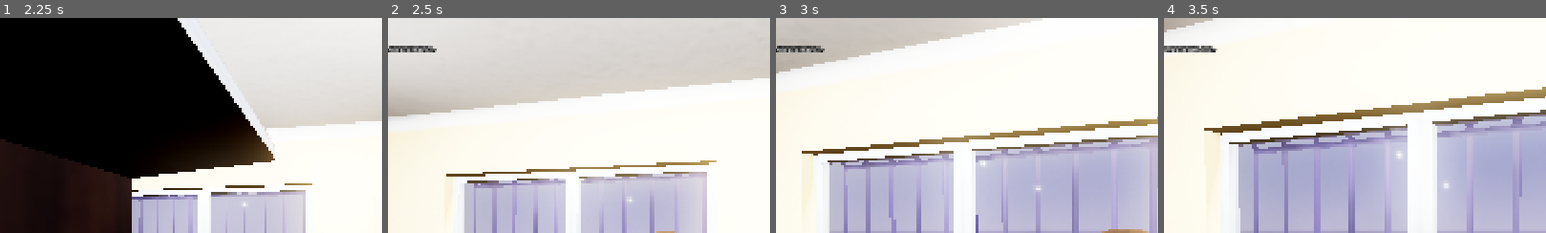
Above: before the commit, frames 1-4 (left to right).
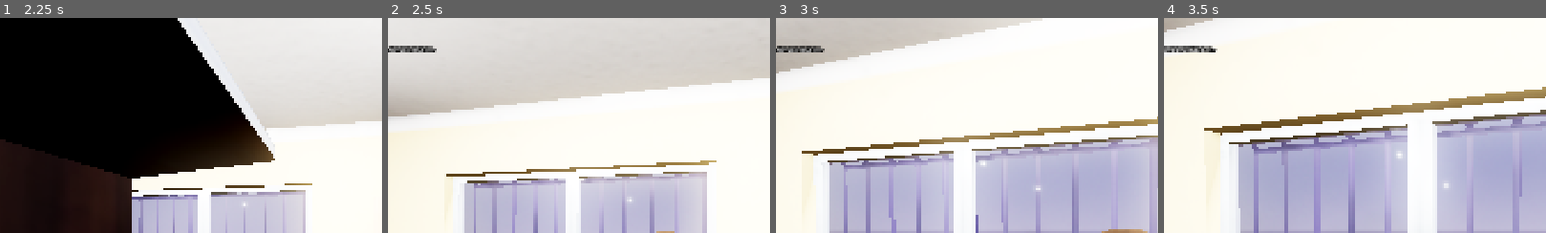
Above: after the commit, the same moments.

Repository: takanazwa5/ProjektMonopolowy
Game: Godot game, scene res://scenes/game/game.tscn
Two runs of this game, one before a commit and one after it. Both use one fixed random seed, a clock stepped at 60 frames per second and the inputs below.
Inputs (mouse positions are % of the whole screen's width and height, from its top left):
- Up to frame 1 (2.25 s): tap Enter at 0.5 s; move the mouse to (55, 50) at 0.52 s; hold Ctrl (crouch) 0.53-1.28 s; hold W (walk_forward) from 0.53 s (still down); click (55, 50) at 0.67 s; move the mouse to (45, 50) at 1.27 s; tap G (drop_item) at 1.35 s; move the mouse to (52, 48) at 2.02 s; hold E (interact) from 2.03 s (still down)
- Up to frame 2 (2.5 s): keep holding W (walk_forward); keep holding E (interact)
- Up to frame 3 (3 s): keep holding W (walk_forward); move the mouse to (49, 52) at 2.77 s; release E (interact) at 2.78 s; tap Ctrl (crouch) at 2.85 s; click (49, 52) at 2.92 s
- Up to frame 4 (3.5 s): keep holding W (walk_forward)
The pictures show only the part of the screen within x 14-64%, y 0-50%; the shares and areas given below are measured in that part.

Frame 1 is identical in both runs. In frame 2, 0.1% of the frame differs, in the area x 2-11%, y 12-16%; in frame 3, 0.1%; in frame 4, 0.1%.

Commit message:
Add target node navigation to NPC script
Introduces a _target_node variable and a _navigate_to_node function to allow NPCs to navigate to specific Node3D targets. Updates navigation completion logic to handle and reset the target node, with debug print statements for tracking target changes and navigation completion.

Diff:
--- a/features/npc/npc.gd
+++ b/features/npc/npc.gd
@@ -3,6 +3,9 @@
 
 const ROTATION_SPEED: float = 10.0
 const WALKING_SPEED: float = 1.5
+
+
+var _target_node: Node3D
 
 
 @onready var navigation_agent_3d: NavigationAgent3D = %NavigationAgent3D
@@ -42,6 +45,14 @@
 	animation_tree.set(&"parameters/blend_position", blend_pos)
 
 
+func _navigate_to_node(node: Node3D) -> void:
+
+	if _target_node == node: return
+	_target_node = node
+	print("target changed to: %s" % node)
+	navigation_agent_3d.target_position = node.global_position
+
+
 func _on_target_reached() -> void:
 
 	pass
@@ -55,5 +66,10 @@
 	var target_transform: Transform3D = transform.looking_at(target_pos, Vector3.UP, true)
 	var tween: Tween = create_tween().set_trans(Tween.TRANS_CUBIC)
 	tween.tween_property(self, ^"transform", target_transform, 0.25)
+	if _target_node is Node3D:
+
+		print("navigation finished - target: %s" % _target_node)
+		_target_node = null
+
 	#print("navigation finished")
 	#print("distance to target: %s" % navigation_agent_3d.distance_to_target())
